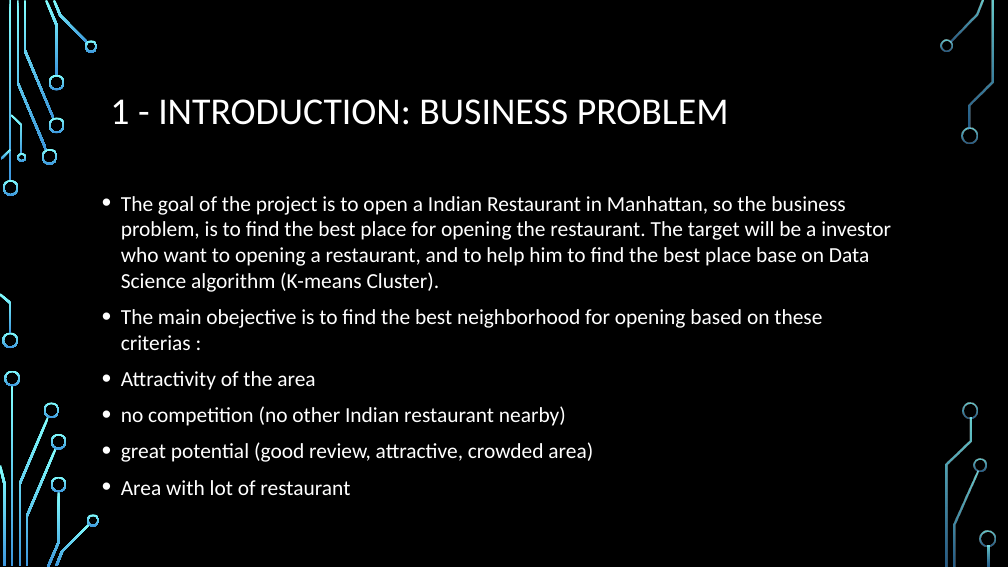
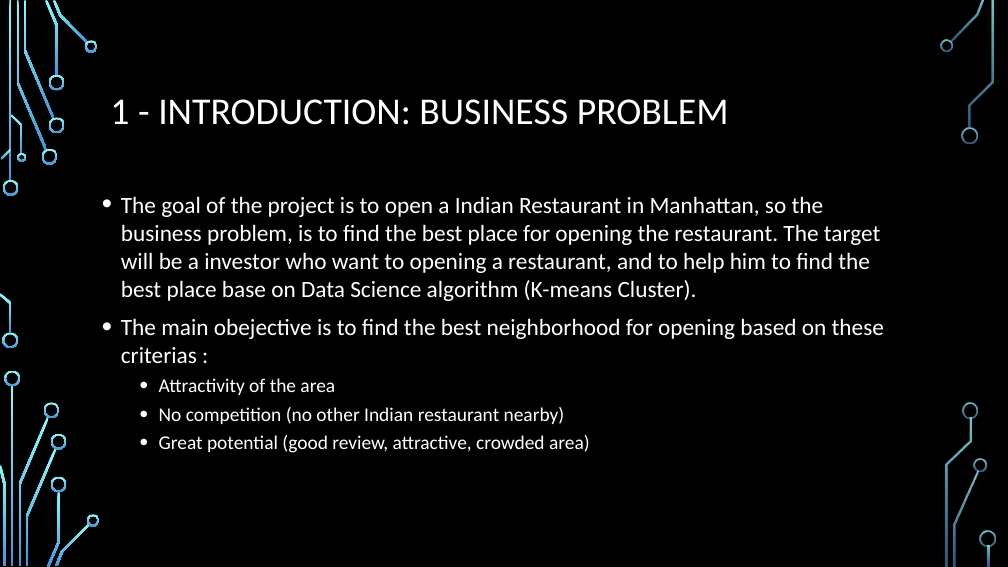
Before and after one commit to IA-cube/Capstone-Project-Final-opening-a-Lebanese-restaurant, a slide deck: slide 2 of Capstone Project Final - Report pres.pptx. Drawn at 1008x567 pixels with LibreOffice and Linux fonts; fonts in the diff are those of the drawing; background and template pictures are left out. Boxes give left, top, right and bottom in pixels: in the first picture for what was removed or moved away, otherwise in the second. Text is boxed around its words. In the diff, an @@ line names an element or a change of style, - is before the commit and + after.

```diff
--- a/Capstone Project Final - Report pres.pptx
+++ b/Capstone Project Final - Report pres.pptx
@@ text at [121, 196, 884, 395]: size 20.4 to 22.2 pt in "The goal of the project is to ...", "The main obejective is to find the ..."; size 20.4 to 18.5 pt in "Attractivity of the area"; list level 1 to 2 in "Attractivity of the area" @@
@@ text at [159, 407, 590, 453]: text changed; size 20.4 to 18.5 pt @@
-• no competition (no other Indian restaurant nearby)
-• great potential (good review, attractive, crowded area)
-• Area with lot of restaurant
+  • No competition (no other Indian restaurant nearby)
+  • Great potential (good review, attractive, crowded area)
```
Also in this commit, not shown: 8 other slides changed.
